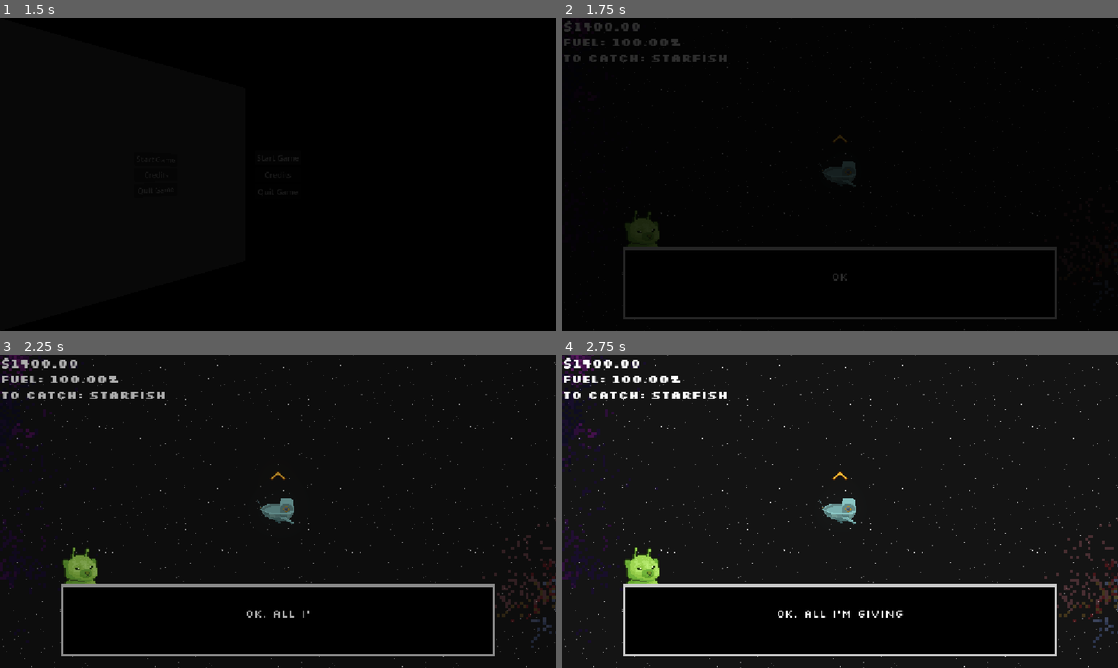
Above: before the commit, frames 1-4 (two rows, left to right).
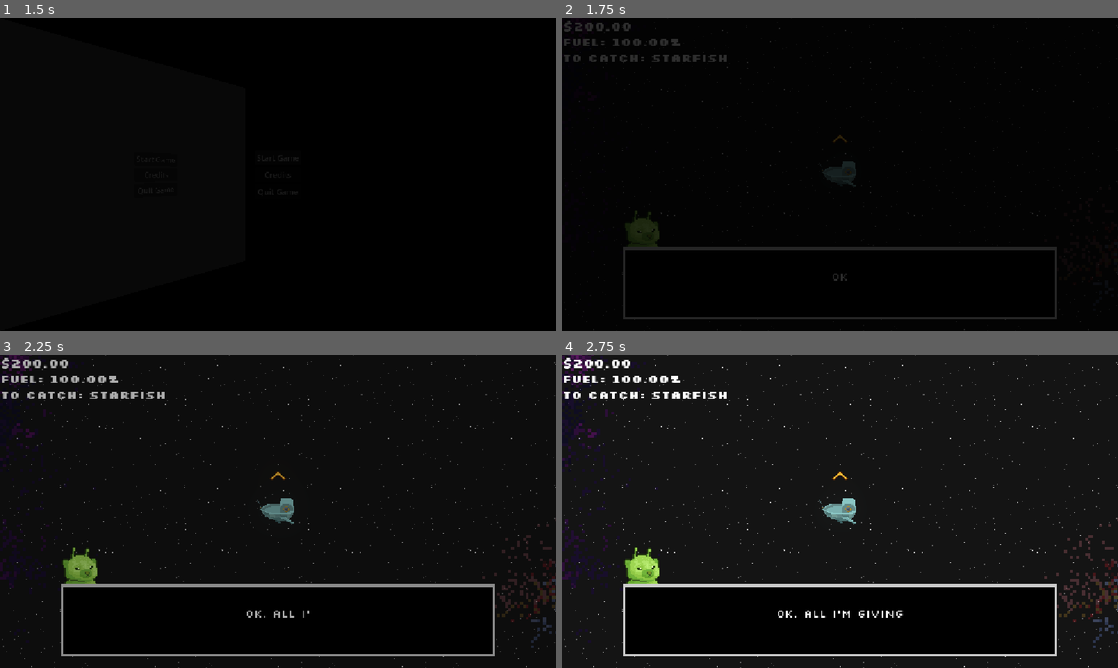
Above: after the commit, the same moments.

Repository: DudeNamedDarcy/CosmicJam2026
Game: Godot game, scene res://MainMenu/main_menu.tscn
Two runs of this game, one before a commit and one after it. Both use one fixed random seed, a clock stepped at 60 frames per second and the inputs below. Sound files missing from this copy of the repository are replaced by a short silence.
Inputs (mouse positions are in pixels of both pictures, inside the frame that each line leads up to):
- Up to frame 1 (1.5 s): click "Start Game" at 0.5 s; click "Start Game" at 1.25 s
- Up to frame 2 (1.75 s): no input
- Up to frame 3 (2.25 s): move the mouse to (400, 495) at 2.02 s; press the mouse at (400, 495) at 2.03 s; hold Right (ComboRight) from 2.03 s (still down)
- Up to frame 4 (2.75 s): keep holding Right (ComboRight)

Frame 1 is identical in both runs. In frame 2, 0.1% of the frame differs, in the area x 2-14%, y 1-5%; in frame 3, 0.2%; in frame 4, 0.2%.

Commit message:
starting money

Diff:
--- a/singletons/score_and_upgrades.gd
+++ b/singletons/score_and_upgrades.gd
@@ -1,5 +1,5 @@
 extends Node
-var money: float = 1400
+var money: float = 200
 
 var in_market: bool = false
 
